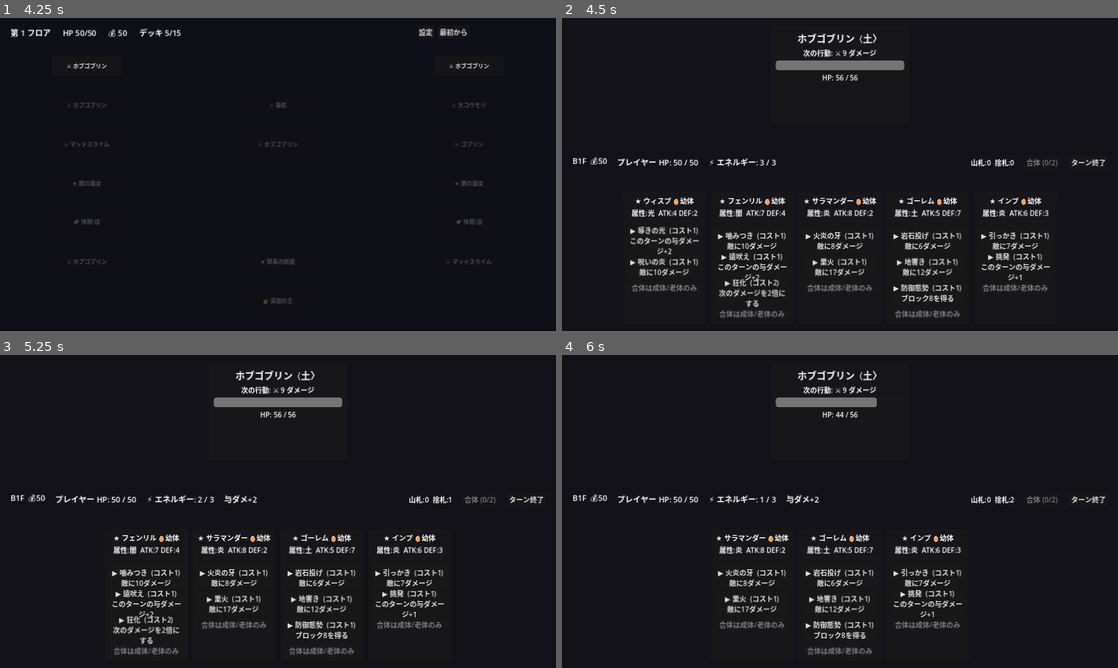
Above: before the commit, frames 1-4 (two rows, left to right).
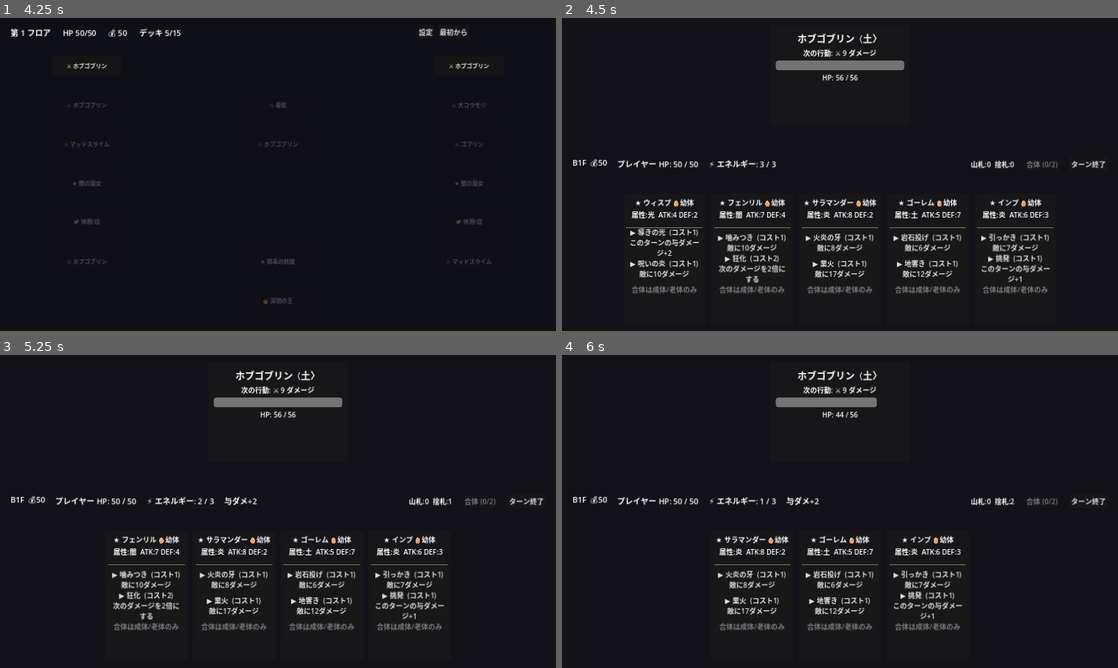
Above: after the commit, the same moments.

Repository: bakery48/mortal-pact
Game: Godot game, scene res://scenes/ui/title.tscn
Two runs of this game, one before a commit and one after it. Both use one fixed random seed, a clock stepped at 60 frames per second and the inputs below.
Inputs:
- Up to frame 1 (4.25 s): click "はじめから" at 0.5 s; click "設定" at 1.25 s; click "フルスクリーン" at 2 s; click "戻る" at 2.75 s; click "最初から" at 3.5 s
- Up to frame 2 (4.5 s): click "⚔ ホブゴブリン" at 4.25 s
- Up to frame 3 (5.25 s): click "▶ 導きの光 (コスト1) このターンの与ダメージ+2" at 5 s
- Up to frame 4 (6 s): click "▶ 噛みつき (コスト1) 敵に10ダメージ" at 5.75 s

Frame 1 is identical in both runs. In frame 2, 7.6% of the frame differs, in the area x 2-98%, y 44-96%; in frame 3, 6.4%; in frame 4, 4.7%.

Commit message:
固有スキルを2種に変更（新加入のカード増を抑制）
- 合体子孫の固有スキルを3→2に（INNATE_COUNT=2、属性キットも2種ずつ）
- 全モンスターを2スキルに統一（フェンリル・ゴーレムを2に）
- 継承数の閾値を固有2前提に再調整（合計4→1/6→2/8→3/10→4、+1/世代、最大6）
- 図鑑HTML再生成、README・設計書を更新

https://claude.ai/code/session_01SGpNd8xjjtE9S1hYpNHnwi

Diff:
--- a/resources/monsters/fenrir.tres
+++ b/resources/monsters/fenrir.tres
@@ -10,14 +10,6 @@
 effect = 0
 power = 12
 description = "敵に12ダメージ"
-
-[sub_resource type="Resource" id="cmd_howl"]
-script = ExtResource("2_command")
-command_name = "遠吠え"
-cost = 2
-effect = 1
-power = 4
-description = "このターンの与ダメージ+4"
 
 [sub_resource type="Resource" id="cmd_rage"]
 script = ExtResource("2_command")
@@ -37,4 +29,4 @@
 growth_speed = 1.0
 elements = [6]
 rarity = 0
-commands = [SubResource("cmd_bite"), SubResource("cmd_howl"), SubResource("cmd_rage")]
+commands = [SubResource("cmd_bite"), SubResource("cmd_rage")]
--- a/resources/monsters/golem.tres
+++ b/resources/monsters/golem.tres
@@ -19,14 +19,6 @@
 power = 14
 description = "敵に14ダメージ"
 
-[sub_resource type="Resource" id="cmd_guard"]
-script = ExtResource("2_command")
-command_name = "防御態勢"
-cost = 1
-effect = 4
-power = 9
-description = "ブロック9を得る"
-
 [resource]
 script = ExtResource("1_monster")
 monster_name = "ゴーレム"
@@ -37,4 +29,4 @@
 growth_speed = 0.8
 elements = [4]
 rarity = 0
-commands = [SubResource("cmd_throw"), SubResource("cmd_quake"), SubResource("cmd_guard")]
+commands = [SubResource("cmd_throw"), SubResource("cmd_quake")]
--- a/scripts/monster_factory.gd
+++ b/scripts/monster_factory.gd
@@ -33,7 +33,6 @@
 
 	list.append(_monster("フェンリル", 12, 6, MonsterData.Element.DARK, 1.0, [
 		_cmd("噛みつき", 1, CommandData.Effect.DAMAGE, 12, "敵に12ダメージ"),
-		_cmd("遠吠え", 2, CommandData.Effect.BUFF_ATK, 4, "このターンの与ダメージ+4"),
 		_cmd("狂化", 3, CommandData.Effect.DOUBLE_NEXT, 0, "次のダメージを2倍にする"),
 	]))
 
@@ -268,22 +267,24 @@
 # --- 合体（子孫生成） -------------------------------------------------------
 
 ## 子孫の固有スキル数。属性に応じた基礎キット。
-const INNATE_COUNT := 3
+const INNATE_COUNT := 2
 ## 1体が持てるスキルの最大数。
 const MAX_SKILLS := 6
 ## 属性継承：基本は両親いずれか、15%で両親と異なる属性に突然変異。
 const ELEMENT_MUTATION_CHANCE := 0.15
 
 ## 継承可能なスキル数を返す。
-## 親のスキル合計 6→1 / 7→2 / 8→3。ただし1世代で増やせるのは+1まで（max(親)+1）。最大6。
+## 親のスキル合計 4→1 / 6→2 / 8→3 / 10→4。ただし1世代で増やせるのは+1まで（max(親)+1）。最大6。
 static func max_inheritable(a: MonsterData, b: MonsterData) -> int:
 	var combined := a.commands.size() + b.commands.size()
 	var by_combined := 0
-	if combined >= 8:
+	if combined >= 10:
+		by_combined = 4
+	elif combined >= 8:
 		by_combined = 3
-	elif combined >= 7:
+	elif combined >= 6:
 		by_combined = 2
-	elif combined >= 6:
+	elif combined >= 4:
 		by_combined = 1
 	# 1世代で +1 まで：子の総数 ≤ max(親の枚数)+1 → 継承数 ≤ max(親)+1-固有数
 	var gen_cap := maxi(a.commands.size(), b.commands.size()) + 1 - INNATE_COUNT
@@ -322,50 +323,43 @@
 		return MonsterData.Element.NONE
 	return parent_elems.pick_random()
 
-## 属性ごとの固有基礎キット（3スキル）。毎回新インスタンスを返す。
+## 属性ごとの固有基礎キット（2スキル）。毎回新インスタンスを返す。
 static func element_innate_kit(element: int) -> Array[CommandData]:
 	match element:
 		MonsterData.Element.FIRE:
 			return [
 				_cmd("火の弾", 1, CommandData.Effect.DAMAGE, 8, "敵に8ダメージ"),
-				_cmd("業火", 2, CommandData.Effect.DAMAGE, 16, "敵に16ダメージ"),
 				_cmd("火だるま", 1, CommandData.Effect.BURN, 2, "敵を2ターン炎上"),
 			]
 		MonsterData.Element.WATER:
 			return [
 				_cmd("水弾", 1, CommandData.Effect.DAMAGE, 8, "敵に8ダメージ"),
 				_cmd("治癒の水", 1, CommandData.Effect.HEAL, 8, "HPを8回復"),
-				_cmd("大波", 2, CommandData.Effect.DAMAGE, 16, "敵に16ダメージ"),
 			]
 		MonsterData.Element.WIND:
 			return [
 				_cmd("風刃", 1, CommandData.Effect.DAMAGE, 8, "敵に8ダメージ"),
 				_cmd("追い風", 1, CommandData.Effect.BUFF_ATK, 4, "このターンの与ダメージ+4"),
-				_cmd("疾風突き", 2, CommandData.Effect.PIERCE, 12, "防御無視で12ダメージ"),
 			]
 		MonsterData.Element.EARTH:
 			return [
 				_cmd("礫", 1, CommandData.Effect.DAMAGE, 8, "敵に8ダメージ"),
 				_cmd("守りの構え", 1, CommandData.Effect.GUARD, 9, "ブロック9を得る"),
-				_cmd("大地砕き", 2, CommandData.Effect.DAMAGE, 16, "敵に16ダメージ"),
 			]
 		MonsterData.Element.LIGHT:
 			return [
 				_cmd("光弾", 1, CommandData.Effect.DAMAGE, 8, "敵に8ダメージ"),
 				_cmd("祝福", 1, CommandData.Effect.HEAL, 9, "HPを9回復"),
-				_cmd("浄化の光", 1, CommandData.Effect.REGEN, 4, "再生4を得る"),
 			]
 		MonsterData.Element.DARK:
 			return [
 				_cmd("闇撃ち", 1, CommandData.Effect.DAMAGE, 8, "敵に8ダメージ"),
 				_cmd("毒霧", 1, CommandData.Effect.POISON, 3, "敵に毒3を付与"),
-				_cmd("衰弱", 1, CommandData.Effect.WEAKEN, 5, "敵の攻撃力-5"),
 			]
 		_:
 			return [
 				_cmd("体当たり", 1, CommandData.Effect.DAMAGE, 8, "敵に8ダメージ"),
 				_cmd("構え", 1, CommandData.Effect.GUARD, 8, "ブロック8を得る"),
-				_cmd("充填", 1, CommandData.Effect.ENERGY, 2, "エネルギー+2"),
 			]
 
 ## 子孫を生成する。element は choose_child_element の結果、
Not shown: 1 places in resources/monsters/fenrir.tres that only renumber resources
Not shown: 1 places in resources/monsters/golem.tres that only renumber resources
Not shown, changed: README.md
Not shown, changed: game_design.html
